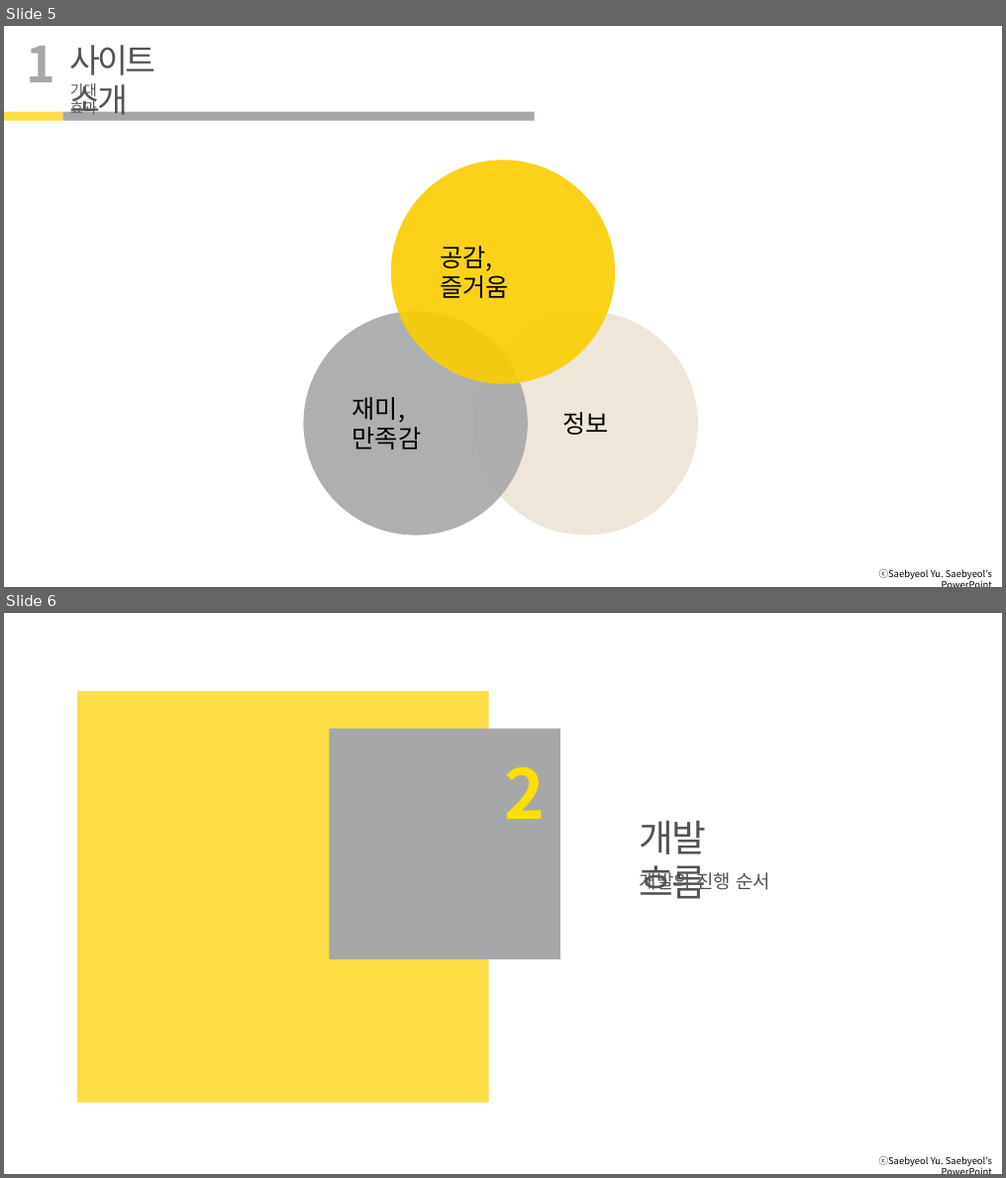
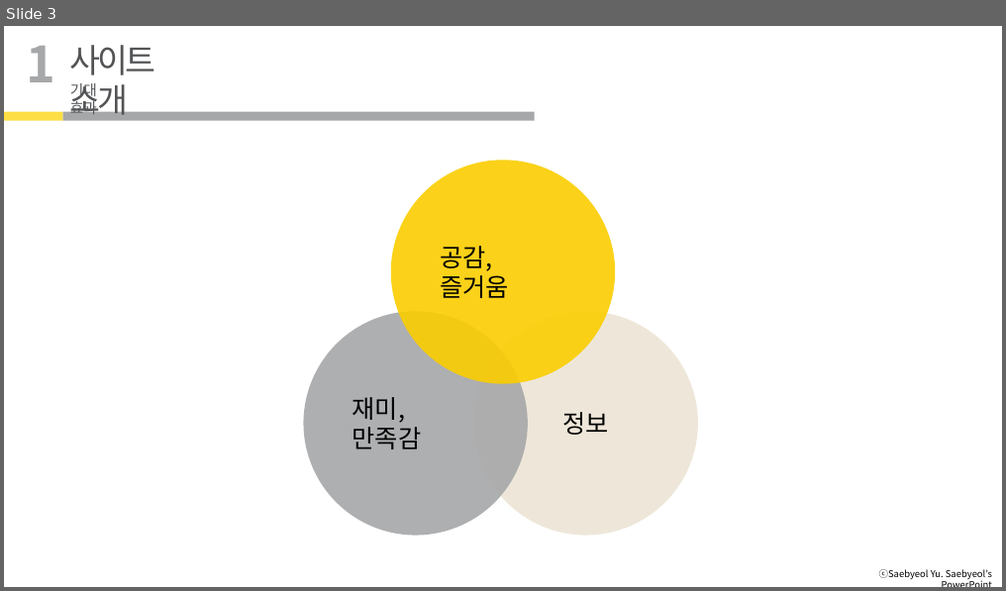
Before and after one commit to mercury0123/Aza_Project, a slide deck: AZA_PPT발표.pptx. Shown one above the other, each under a label of ours: slides 5 and 6 before the commit, slide 3 after it. The pictures are 1006x1178 and 1006x591 pixels, drawn with LibreOffice and Linux fonts; fonts in the diff are those of the drawing; background and template pictures are left out. Boxes give left, top, right and bottom in pixels: in the first picture for what was removed or moved away, otherwise in the second. Text is boxed around its words. In the diff, an @@ line names an element or a change of style, - is before the commit and + after.

```diff
--- a/AZA_PPT발표.pptx
+++ b/AZA_PPT발표.pptx
@@ slide 6 removed at (4,613,1002,1174), background #FFFFFF; not listed: 1 template element that a slide beside it also shows @@
@@ rectangle removed at (77,691,489,1103) @@
@@ rectangle removed at (329,728,560,959) @@
@@ text removed at (505,767,546,819) @@
-2
@@ text removed at (640,820,706,899) @@
-개발 흐름
@@ text removed at (640,869,770,894) @@
-개발의 진행 순서
@@ what was slide 5 is now slide 3 @@
```
Also in this commit, not shown: 1 slide changed, 3 other slides removed, 2 other files.
